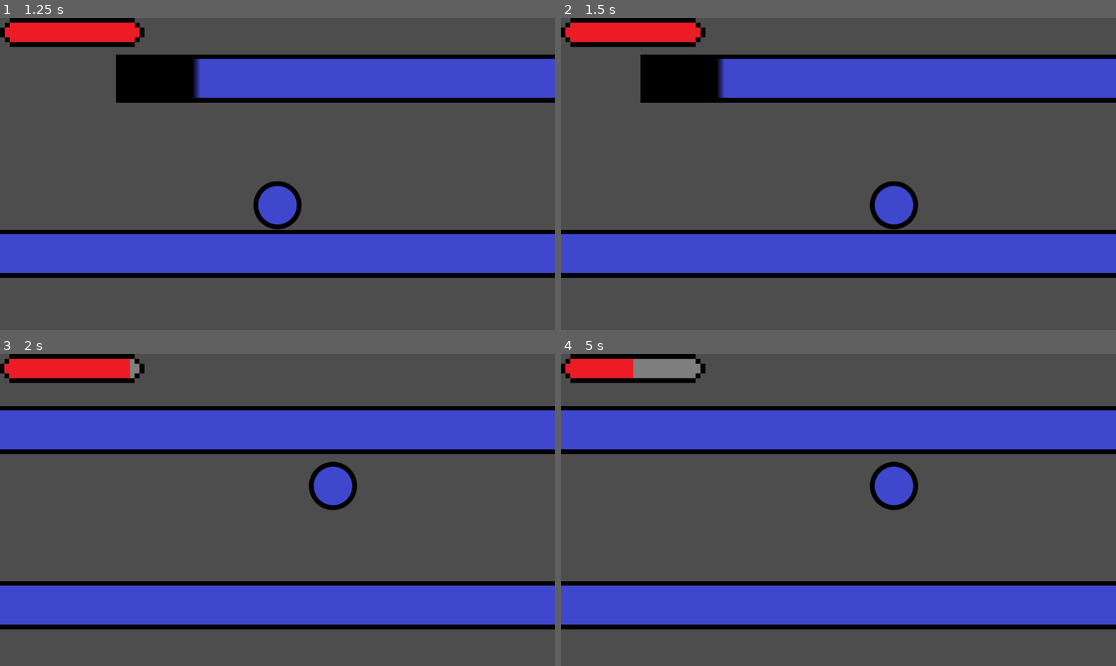
Above: before the commit, frames 1-4 (two rows, left to right).
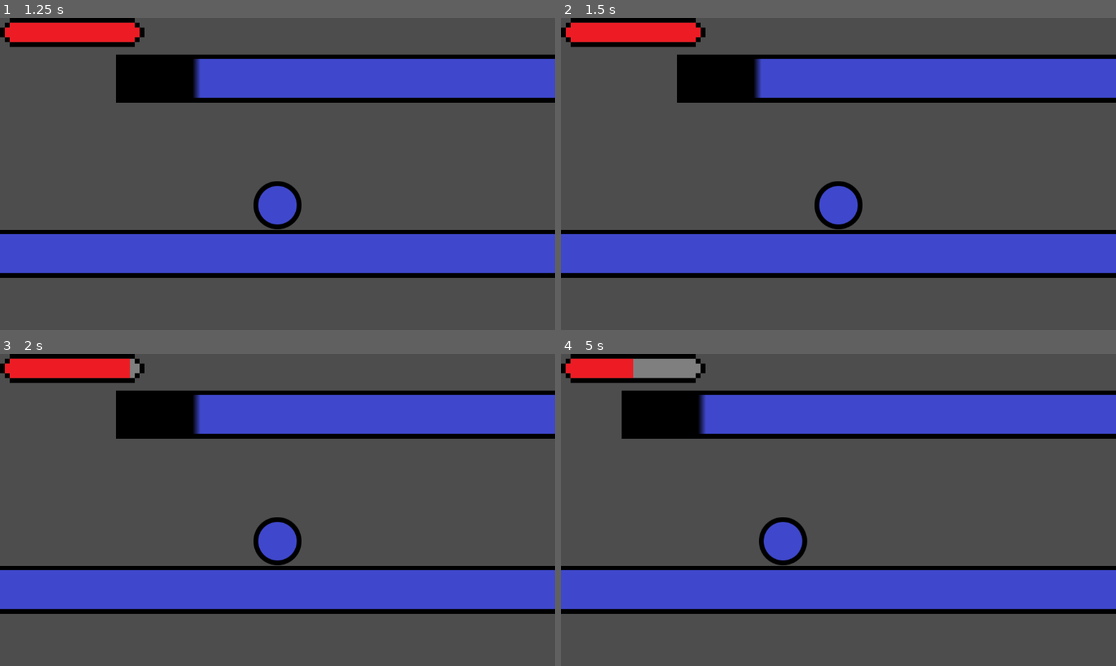
Above: after the commit, the same moments.

Repository: MetalBoy0/Bulgeon
Game: Godot game, scene res://Main Menu/MainMenu.tscn
Two runs of this game, one before a commit and one after it. Both use one fixed random seed, a clock stepped at 60 frames per second and the inputs below.
Inputs (mouse positions are in pixels of both pictures, inside the frame that each line leads up to):
- Up to frame 1 (1.25 s): click "Start" at 0.5 s
- Up to frame 2 (1.5 s): move the mouse to (960, 158) at 1.27 s; hold D (move_right) from 1.28 s (still down); hold Shift (roll_attack, bound only after the commit) from 1.28 s (still down); click (960, 158) at 1.42 s
- Up to frame 3 (2 s): keep holding D (move_right); keep holding Shift (roll_attack, bound only after the commit); tap W (jump) at 1.52 s
- Up to frame 4 (5 s): release D (move_right) at 2 s; release Shift (roll_attack, bound only after the commit) at 2 s; drag from (727, 525) to (810, 572) at 2.02 s; move the mouse to (894, 441) at 2.77 s; hold A (move_left) 2.78-3.5 s; hold Shift (roll_attack, bound only after the commit) 2.78-3.5 s; drag from (810, 572) to (672, 463) at 3.52 s; move the mouse to (1005, 556) at 4.27 s; hold D (move_right) from 4.28 s (still down); hold Shift (roll_attack, bound only after the commit) from 4.28 s (still down); tap W (jump) at 4.52 s

Frame 1 is identical in both runs. In frame 2, 4.2% of the frame differs, in the area x 0-65%, y 0-68%; in frame 3, 30%, in the area x 0-100%, y 0-89%; in frame 4, 29%.

Commit message:
Fixed conflict merges, added comments, and roll nullifies gravity

Diff:
--- a/Player Stuff/PlayerContoller.gd
+++ b/Player Stuff/PlayerContoller.gd
@@ -90,6 +90,8 @@
 	else:
 		# This part runs if the player is currently rolling
 		velocity.x = rollSpeed * rollDirection # Set player velocity to the roll speed
+		velocity.y = 0
+
 		currentRollDur += delta # Update roll duration
 
 		# If player finishes roll attack
@@ -134,7 +136,7 @@
 	handle_attacks(delta)
 
 	# Gravity
-	if !is_on_floor():
+	if !is_on_floor() and !isRolling:
 		velocity.y += gravity * delta
 	move_and_slide()
 	if !isHurt:
@@ -162,8 +164,10 @@
 
 # Called every frame. 'delta' is the elapsed time since the previous frame.
 func _process(delta):
+	# Open the menu if player presses escape
 	if Input.is_key_pressed(KEY_ESCAPE):
 		get_tree().change_scene_to_file("res://Main Menu/MainMenu.tscn")
+
 	# Testing stuff, remove this later
 	if position.y > 1000:
 		# Reset the player if they fall off the world
--- a/project.godot
+++ b/project.godot
@@ -32,12 +32,12 @@
 "events": [Object(InputEventKey,"resource_local_to_scene":false,"resource_name":"","device":0,"window_id":0,"alt_pressed":false,"shift_pressed":false,"ctrl_pressed":false,"meta_pressed":false,"pressed":false,"keycode":0,"physical_keycode":87,"key_label":0,"unicode":0,"echo":false,"script":null)
 ]
 }
-
-[layer_names]
-
-2d_render/layer_1="GUI"
 roll_attack={
 "deadzone": 0.5,
 "events": [Object(InputEventKey,"resource_local_to_scene":false,"resource_name":"","device":-1,"window_id":0,"alt_press …(182 unchanged characters)…
 ]
 }
+
+[layer_names]
+
+2d_render/layer_1="GUI"
